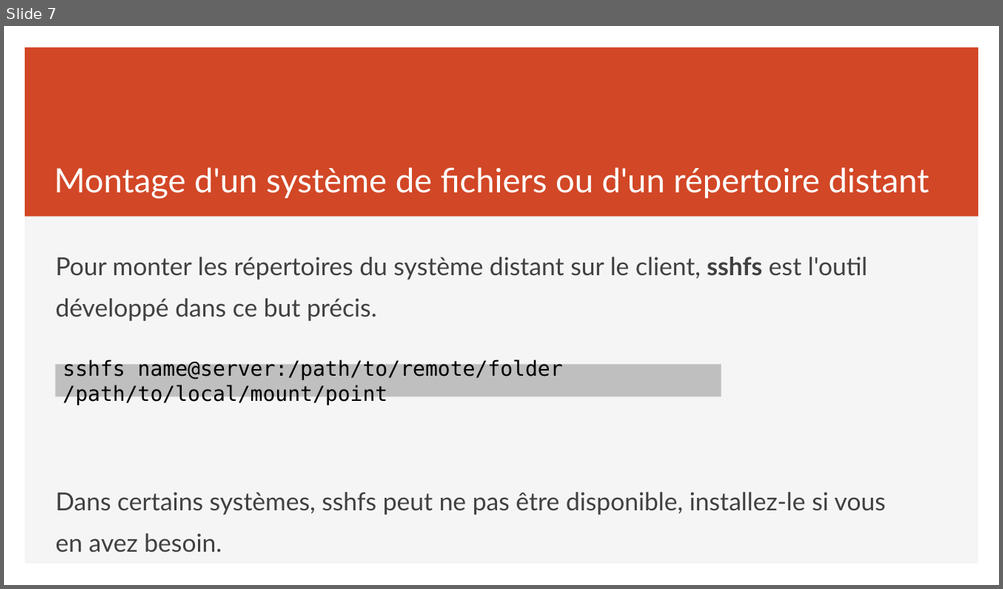
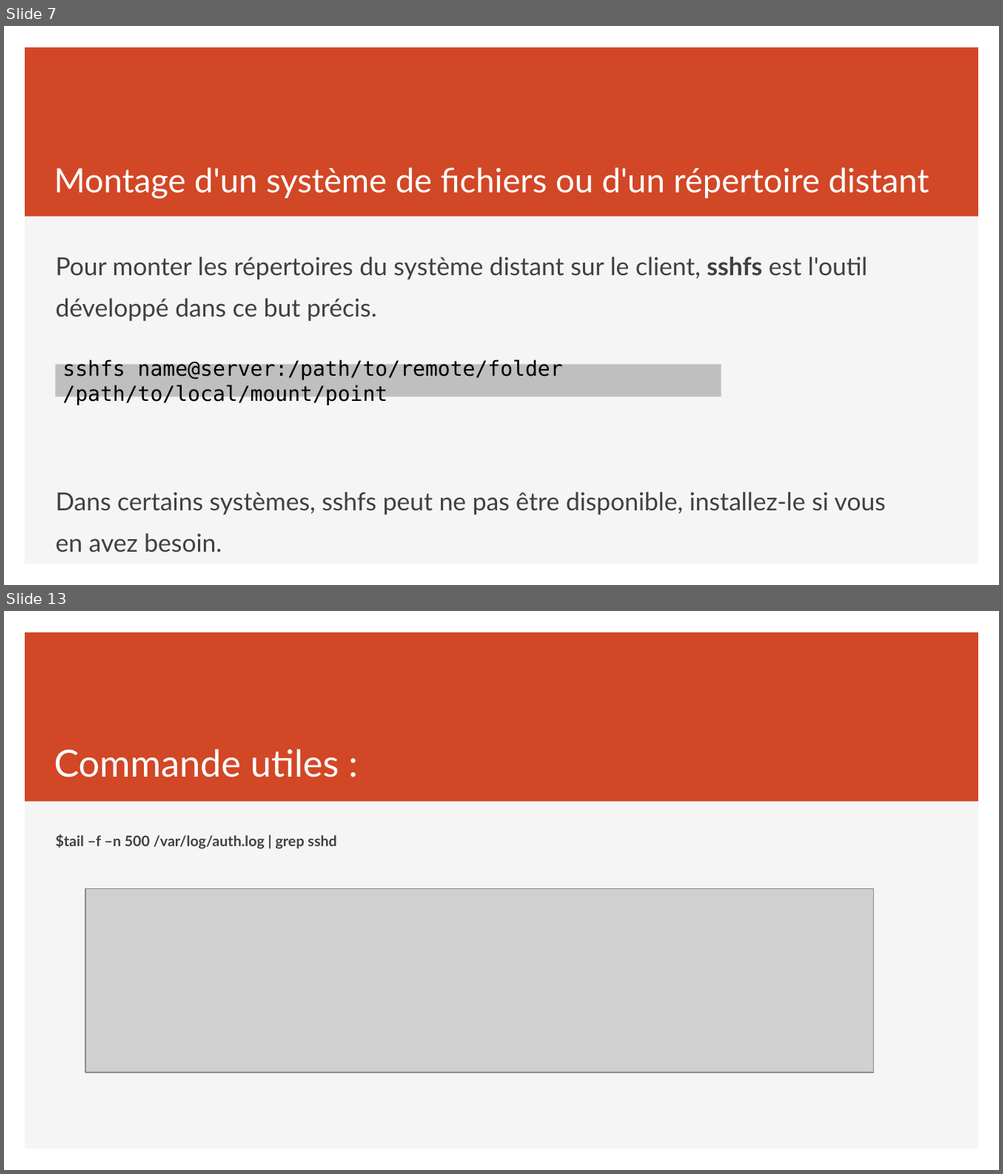
Before and after one commit to simonquillaud/420-W44-SF-v2, a slide deck: Module05_AccesDistant/CoursAccesDistant.pptx. Shown one above the other, each under a label of ours: slide 7 before the commit, slides 7 and 13 after it; the slides between them are not shown. The pictures are 1003x589 and 1003x1174 pixels, drawn with LibreOffice and Linux fonts; fonts in the diff are those of the drawing; grey boxes stand for pictures. Boxes give left, top, right and bottom in pixels: in the first picture for what was removed or moved away, otherwise in the second. Text is boxed around its words. In the diff, an @@ line names an element or a change of style, - is before the commit and + after.

```diff
--- a/Module05_AccesDistant/CoursAccesDistant.pptx
+++ b/Module05_AccesDistant/CoursAccesDistant.pptx
@@ slide 13 added at <box>4,611,999,1170</box>, background #FFFFFF; not listed: 2 template elements that a slide beside it also shows @@
@@ title added at <box>54,749,338,777</box>, 36 pt, text #FFFFFF @@
+Commande utiles :
@@ text added at <box>56,834,336,849</box>, 14 pt, text #404040, bold @@
+$tail –f –n 500 /var/log/auth.log | grep sshd
@@ picture added at <box>85,889,874,1073</box> @@
```
Also in this commit, not shown: 2 slides changed, 5 other slides added, 3 other files.
